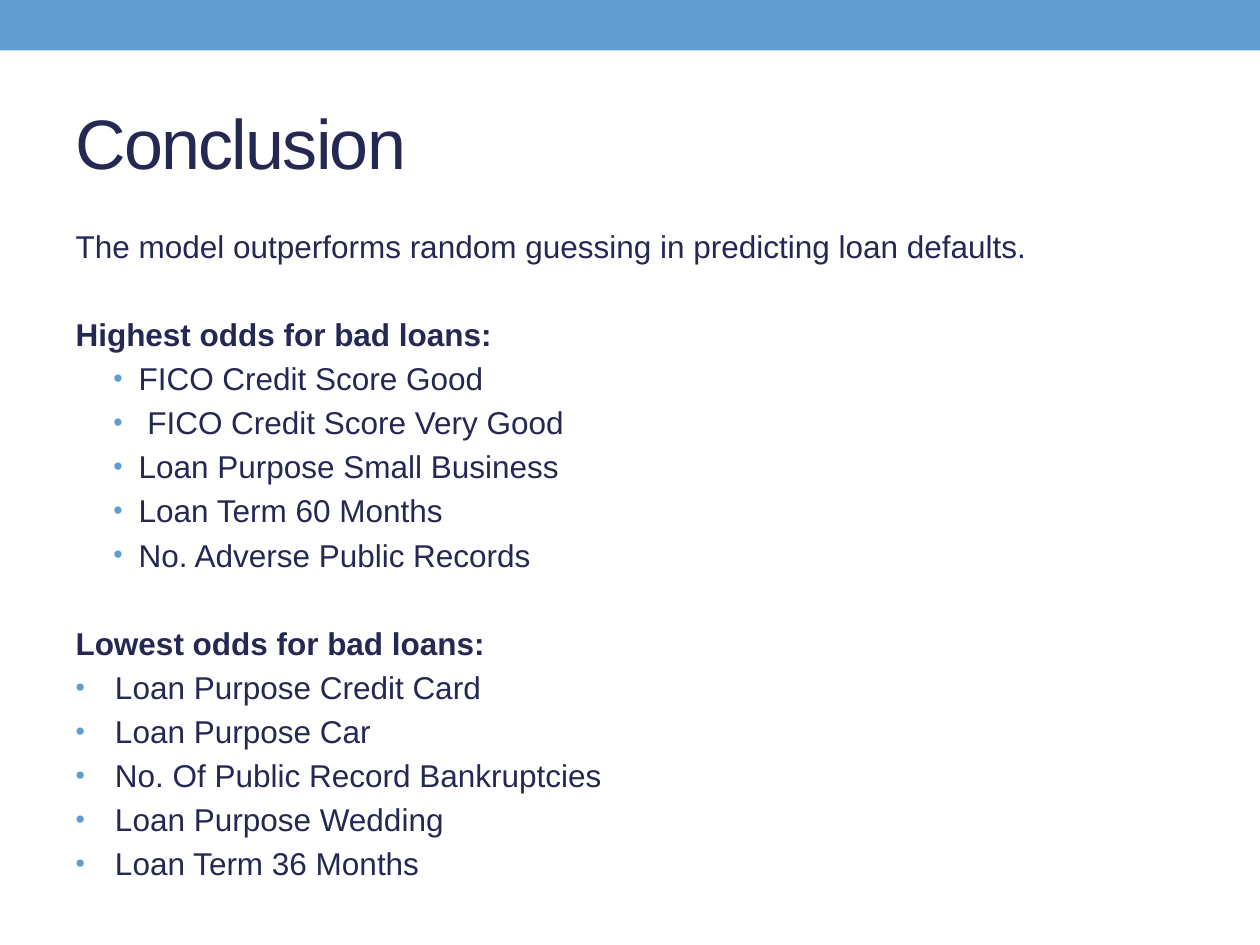
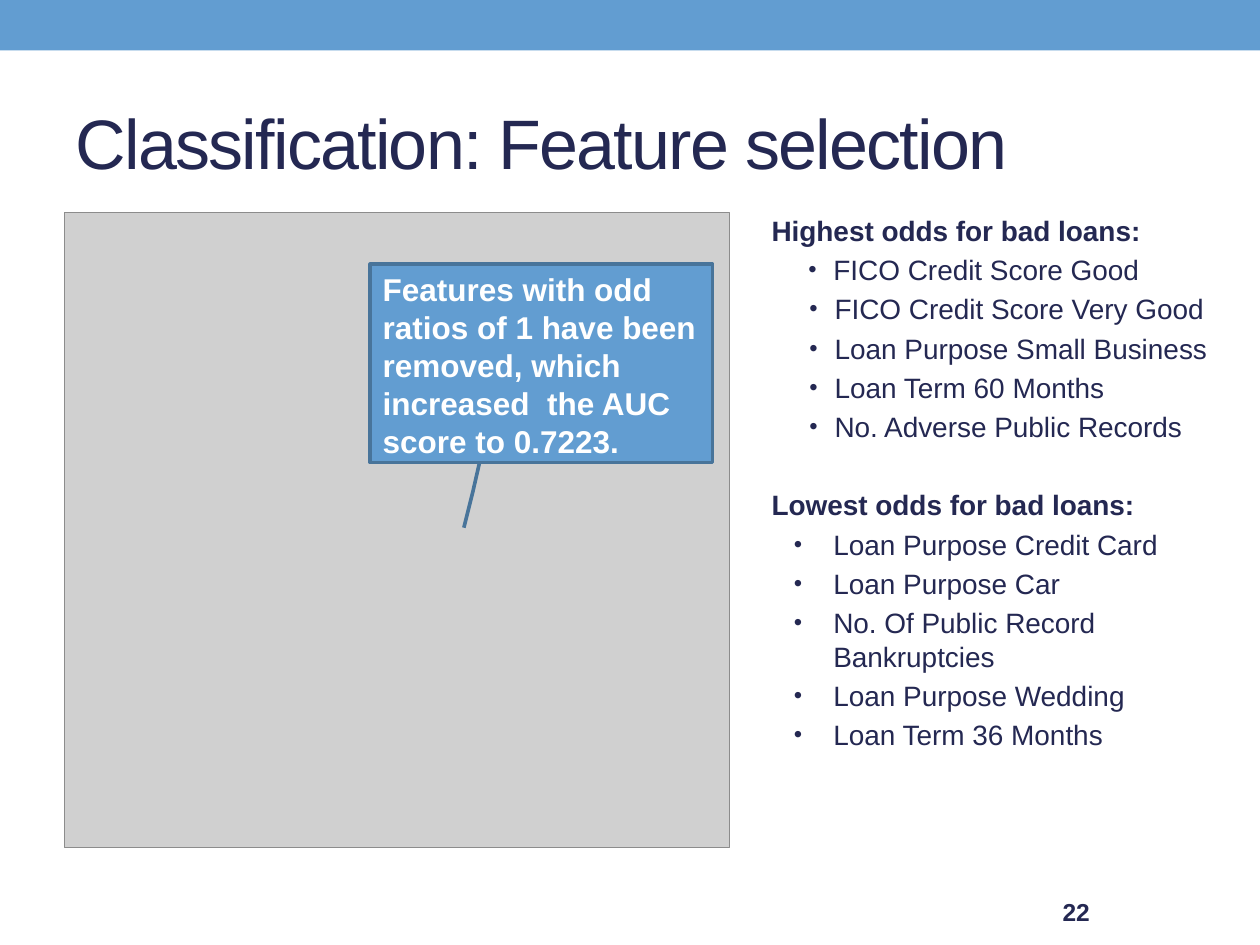
Before and after one commit to Son17/Data-Science-Projects, a slide deck: slide 22 of LG presentation.pptx (slide 26 before the commit). Drawn at 1260x945 pixels with LibreOffice and Linux fonts; fonts in the diff are those of the drawing; grey boxes stand for pictures. Boxes give left, top, right and bottom in pixels: in the first picture for what was removed or moved away, otherwise in the second. Text is boxed around its words. In the diff, an @@ line names an element or a change of style, - is before the commit and + after.

```diff
--- a/LG presentation.pptx
+++ b/LG presentation.pptx
@@ title at (76, 118, 1007, 170): text changed @@
-Conclusion
+Classification: Feature selection
@@ text "Highest odds for bad loans:": place and size @@
-text "Highest odds for bad loans:" at (76, 235, 1026, 876)
+text "Highest odds for bad loans:" at (772, 220, 1207, 746)
@@ text "Highest odds for bad loans:" at (772, 220, 1207, 746): size 18 to 16 pt; list level 2 to 1 in "FICO Credit Score Good"; bullet colour #629DD1 to #242852; indent changed @@
@@ picture added at (64, 213, 730, 848) @@
@@ text at (76, 235, 1026, 264): paragraph removed @@
-The model outperforms random guessing in predicting loan defaults.
@@ border callout added at (370, 265, 713, 462), fill #629DD1, outline #49749B 2.08 pt, 18 pt, text #FFFFFF, bold @@
+Features with odd ratios of 1 have been removed, which increased the AUC score to 0.7223.
@@ page number added at (1063, 904, 1090, 921), 14 pt, text #242852, bold @@
+22
```
Also in this commit, not shown: 4 other slides changed, 2 slides removed, 3 other files.
